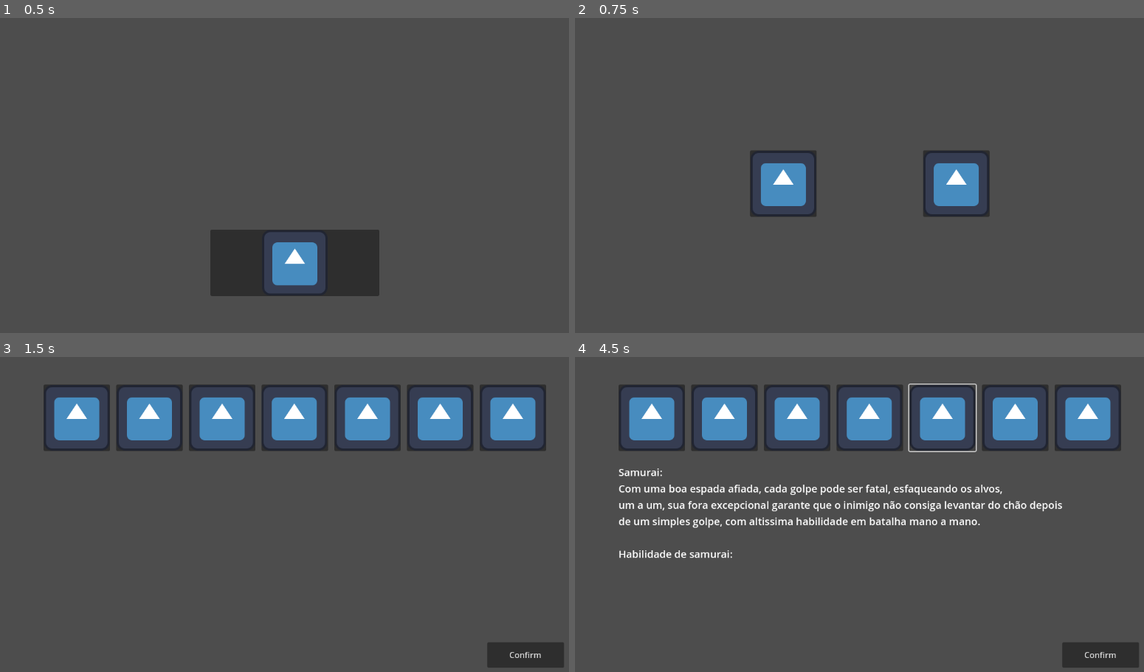
Above: before the commit, frames 1-4 (two rows, left to right).
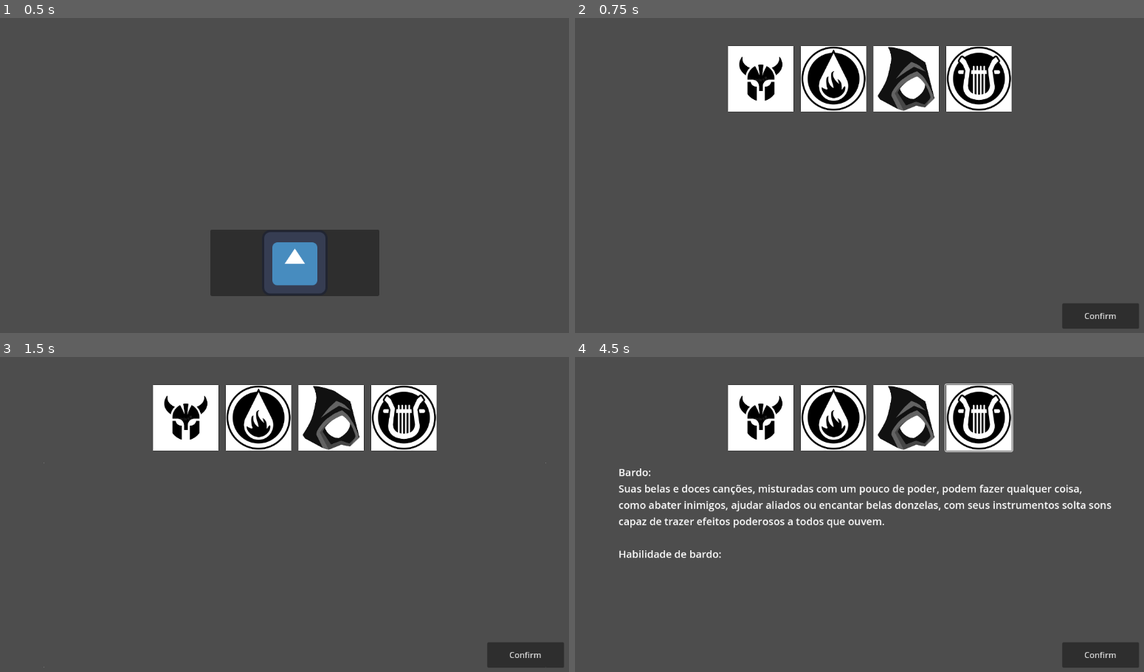
Above: after the commit, the same moments.

Repository: TharikMohamad/DiarioDeEsmeralda
Game: Godot game, scene res://scene/main.tscn
The game is run twice, just before and just after one commit, with the same random seed, the same clock (stepped at 60 frames per second) and the same inputs. The project has no main scene, so this scene is started directly. The engine's default icon, where the game draws it, is replaced by a stand-in: a white triangle on a blue panel in a dark square.
Inputs (mouse positions are in pixels of both pictures, inside the frame that each line leads up to; where the layout moved, square brackets give the same spot in the first picture):
- Up to frame 1 (0.5 s): no input
- Up to frame 2 (0.75 s): click (870, 263) at 0.5 s
- Up to frame 3 (1.5 s): click (210, 523) at 1.27 s
- Up to frame 4 (4.5 s): click (796, 416) at 2.02 s; click (905, 416) [870, 416] at 2.75 s; click (978, 416) [1087, 416] at 3.5 s; click (944, 416) at 4.27 s

Frame 1 is identical in both runs. In frame 2, 13% of the frame differs, in the area x 26-100%, y 8-99%; in frame 3, 14%; in frame 4, 18%, in the area x 7-96%, y 8-64%.

Commit message:
HumanSide sprites, button shadowbox and fix somethings

Diff:
--- a/scene/human_side.tscn
+++ b/scene/human_side.tscn
@@ -1,7 +1,27 @@
-[gd_scene load_steps=6 format=3 uid="uid://covgit3a5hdkc"]
+[gd_scene load_steps=13 format=3 uid="uid://covgit3a5hdkc"]
 
-[ext_resource type="Texture2D" uid="uid://c3v17cu7bfuew" path="res://icon.svg" id="1_5v8xg"]
 [ext_resource type="Script" uid="uid://cxso4bm48rvhs" path="res://script/human_side.gd" id="1_ys8ky"]
+[ext_resource type="Texture2D" uid="uid://2741t2k1ouhm" path="res://resource/warrior.png" id="2_i371p"]
+[ext_resource type="Texture2D" uid="uid://b3teu5la20wb7" path="res://resource/sorcerer.png" id="3_4t3os"]
+[ext_resource type="Texture2D" uid="uid://c3fymp7dmdp2g" path="res://resource/rogue.png" id="4_jtnbt"]
+[ext_resource type="Texture2D" uid="uid://djlipa5ecxat8" path="res://resource/bard.png" id="5_3jlvf"]
+
+[sub_resource type="StyleBoxFlat" id="StyleBoxFlat_i371p"]
+bg_color = Color(0.6, 0.6, 0.6, 0)
+shadow_color = Color(1, 1, 1, 0.32549)
+shadow_size = 2
+
+[sub_resource type="StyleBoxFlat" id="StyleBoxFlat_jtnbt"]
+shadow_color = Color(1, 1, 1, 0.321569)
+shadow_size = 2
+
+[sub_resource type="StyleBoxFlat" id="StyleBoxFlat_4t3os"]
+shadow_color = Color(1, 1, 1, 0.321569)
+shadow_size = 2
+
+[sub_resource type="StyleBoxFlat" id="StyleBoxFlat_3jlvf"]
+shadow_color = Color(1, 1, 1, 0.317647)
+shadow_size = 2
 
 [sub_resource type="StyleBoxFlat" id="StyleBoxFlat_ys8ky"]
 bg_color = Color(0.6, 0.6, 0.6, 0)
@@ -42,10 +62,12 @@
 [node name="WarriorButton" type="Button" parent="VBoxContainer/HBoxContainer"]
 custom_minimum_size = Vector2(130, 130)
 layout_mode = 2
+theme_override_styles/hover = SubResource("StyleBoxFlat_i371p")
 
 [node name="Sprite2D" type="Sprite2D" parent="VBoxContainer/HBoxContainer/WarriorButton"]
 position = Vector2(65, 65)
-texture = ExtResource("1_5v8xg")
+scale = Vector2(0.57, 0.57)
+texture = ExtResource("2_i371p")
 
 [node name="VSeparator" type="VSeparator" parent="VBoxContainer/HBoxContainer"]
 modulate = Color(1, 1, 1, 0)
@@ -54,70 +76,40 @@
 [node name="SorcererButton" type="Button" parent="VBoxContainer/HBoxContainer"]
 custom_minimum_size = Vector2(130, 130)
 layout_mode = 2
+theme_override_styles/hover = SubResource("StyleBoxFlat_jtnbt")
 
 [node name="Sprite2D2" type="Sprite2D" parent="VBoxContainer/HBoxContainer/SorcererButton"]
 position = Vector2(65, 65)
-texture = ExtResource("1_5v8xg")
+scale = Vector2(0.64, 0.64)
+texture = ExtResource("3_4t3os")
 
 [node name="VSeparator2" type="VSeparator" parent="VBoxContainer/HBoxContainer"]
-modulate = Color(1, 1, 1, 0)
-layout_mode = 2
-
-[node name="ArcherButton" type="Button" parent="VBoxContainer/HBoxContainer"]
-custom_minimum_size = Vector2(130, 130)
-layout_mode = 2
-
-[node name="Sprite2D3" type="Sprite2D" parent="VBoxContainer/HBoxContainer/ArcherButton"]
-position = Vector2(65, 65)
-texture = ExtResource("1_5v8xg")
-
-[node name="VSeparator3" type="VSeparator" parent="VBoxContainer/HBoxContainer"]
 modulate = Color(1, 1, 1, 0)
 layout_mode = 2
 
 [node name="RogueButton" type="Button" parent="VBoxContainer/HBoxContainer"]
 custom_minimum_size = Vector2(130, 130)
 layout_mode = 2
+theme_override_styles/hover = SubResource("StyleBoxFlat_4t3os")
 
-[node name="Sprite2D4" type="Sprite2D" parent="VBoxContainer/HBoxContainer/RogueButton"]
-position = Vector2(64, 65)
-texture = ExtResource("1_5v8xg")
+[node name="Sprite2D3" type="Sprite2D" parent="VBoxContainer/HBoxContainer/RogueButton"]
+position = Vector2(65, 65)
+scale = Vector2(0.57, 0.57)
+texture = ExtResource("4_jtnbt")
 
-[node name="VSeparator4" type="VSeparator" parent="VBoxContainer/HBoxContainer"]
-modulate = Color(1, 1, 1, 0)
-layout_mode = 2
-
-[node name="SamuraiButton" type="Button" parent="VBoxContainer/HBoxContainer"]
-custom_minimum_size = Vector2(130, 130)
-layout_mode = 2
-
-[node name="Sprite2D5" type="Sprite2D" parent="VBoxContainer/HBoxContainer/SamuraiButton"]
-position = Vector2(65, 65)
-texture = ExtResource("1_5v8xg")
-
-[node name="VSeparator5" type="VSeparator" parent="VBoxContainer/HBoxContainer"]
-modulate = Color(1, 1, 1, 0)
-layout_mode = 2
-
-[node name="ClericButton" type="Button" parent="VBoxContainer/HBoxContainer"]
-custom_minimum_size = Vector2(130, 130)
-layout_mode = 2
-
-[node name="Sprite2D6" type="Sprite2D" parent="VBoxContainer/HBoxContainer/ClericButton"]
-position = Vector2(65, 65)
-texture = ExtResource("1_5v8xg")
-
-[node name="VSeparator6" type="VSeparator" parent="VBoxContainer/HBoxContainer"]
+[node name="VSeparator3" type="VSeparator" parent="VBoxContainer/HBoxContainer"]
 modulate = Color(1, 1, 1, 0)
 layout_mode = 2
 
 [node name="BardButton" type="Button" parent="VBoxContainer/HBoxContainer"]
 custom_minimum_size = Vector2(130, 130)
 layout_mode = 2
+theme_override_styles/hover = SubResource("StyleBoxFlat_3jlvf")
 
 [node name="Sprite2D7" type="Sprite2D" parent="VBoxContainer/HBoxContainer/BardButton"]
 position = Vector2(65, 65)
-texture = ExtResource("1_5v8xg")
+scale = Vector2(0.64, 0.64)
+texture = ExtResource("5_3jlvf")
 
 [node name="Margin" type="MarginContainer" parent="VBoxContainer"]
 custom_minimum_size = Vector2(0, 15)
@@ -142,18 +134,9 @@
 [connection signal="mouse_entered" from="VBoxContainer/HBoxContainer/SorcererButton" to="." method="_on_sorcerer_button_mouse_entered"]
 [connection signal="mouse_exited" from="VBoxContainer/HBoxContainer/SorcererButton" to="." method="_on_sorcerer_button_mouse_exited"]
 [connection signal="pressed" from="VBoxContainer/HBoxContainer/SorcererButton" to="." method="_on_sorcerer_button_pressed"]
-[connection signal="mouse_entered" from="VBoxContainer/HBoxContainer/ArcherButton" to="." method="_on_archer_button_mouse_entered"]
-[connection signal="mouse_exited" from="VBoxContainer/HBoxContainer/ArcherButton" to="." method="_on_archer_button_mouse_exited"]
-[connection signal="pressed" from="VBoxContainer/HBoxContainer/ArcherButton" to="." method="_on_archer_button_pressed"]
 [connection signal="mouse_entered" from="VBoxContainer/HBoxContainer/RogueButton" to="." method="_on_rogue_button_mouse_entered"]
 [connection signal="mouse_exited" from="VBoxContainer/HBoxContainer/RogueButton" to="." method="_on_rogue_button_mouse_exited"]
 [connection signal="pressed" from="VBoxContainer/HBoxContainer/RogueButton" to="." method="_on_rogue_button_pressed"]
-[connection signal="mouse_entered" from="VBoxContainer/HBoxContainer/SamuraiButton" to="." method="_on_samurai_button_mouse_entered"]
-[connection signal="mouse_exited" from="VBoxContainer/HBoxContainer/SamuraiButton" to="." method="_on_samurai_button_mouse_exited"]
-[connection signal="pressed" from="VBoxContainer/HBoxContainer/SamuraiButton" to="." method="_on_samurai_button_pressed"]
-[connection signal="mouse_entered" from="VBoxContainer/HBoxContainer/ClericButton" to="." method="_on_cleric_button_mouse_entered"]
-[connection signal="mouse_exited" from="VBoxContainer/HBoxContainer/ClericButton" to="." method="_on_cleric_button_mouse_exited"]
-[connection signal="pressed" from="VBoxContainer/HBoxContainer/ClericButton" to="." method="_on_cleric_button_pressed"]
 [connection signal="mouse_entered" from="VBoxContainer/HBoxContainer/BardButton" to="." method="_on_bard_button_mouse_entered"]
 [connection signal="mouse_exited" from="VBoxContainer/HBoxContainer/BardButton" to="." method="_on_bard_button_mouse_exited"]
 [connection signal="pressed" from="VBoxContainer/HBoxContainer/BardButton" to="." method="_on_bard_button_pressed"]
--- a/scene/main.tscn
+++ b/scene/main.tscn
@@ -47,49 +47,6 @@
 custom_minimum_size = Vector2(0, 100)
 layout_mode = 2
 
-[node name="CreateCharacter" type="Control" parent="."]
-layout_mode = 1
-anchors_preset = 15
-anchor_right = 1.0
-anchor_bottom = 1.0
-grow_horizontal = 2
-grow_vertical = 2
-
-[node name="HBoxContainer" type="HBoxContainer" parent="CreateCharacter"]
-layout_mode = 1
-anchors_preset = 8
-anchor_left = 0.5
-anchor_top = 0.5
-anchor_right = 0.5
-anchor_bottom = 0.5
-offset_left = -234.0
-offset_top = -65.0
-offset_right = 234.0
-offset_bottom = 65.0
-grow_horizontal = 2
-grow_vertical = 2
-
-[node name="Human" type="Button" parent="CreateCharacter/HBoxContainer"]
-custom_minimum_size = Vector2(130, 130)
-layout_mode = 2
-
-[node name="Sprite2D" type="Sprite2D" parent="CreateCharacter/HBoxContainer/Human"]
-position = Vector2(65, 65)
-texture = ExtResource("2_wp4xf")
-
-[node name="VSeparator" type="VSeparator" parent="CreateCharacter/HBoxContainer"]
-modulate = Color(1, 1, 1, 0)
-custom_minimum_size = Vector2(200, 0)
-layout_mode = 2
-
-[node name="Being" type="Button" parent="CreateCharacter/HBoxContainer"]
-custom_minimum_size = Vector2(130, 130)
-layout_mode = 2
-
-[node name="Sprite2D" type="Sprite2D" parent="CreateCharacter/HBoxContainer/Being"]
-position = Vector2(65, 65)
-texture = ExtResource("2_wp4xf")
-
 [node name="HumanSide" parent="." instance=ExtResource("3_wp4xf")]
 layout_mode = 1
 
@@ -110,5 +67,4 @@
 text = "Confirm"
 
 [connection signal="pressed" from="InitialScreen/VBoxContainer/InitialButton" to="." method="_on_initial_button_pressed"]
-[connection signal="pressed" from="CreateCharacter/HBoxContainer/Human" to="." method="_on_human_pressed"]
 [connection signal="pressed" from="HumanSide/ConfirmButton" to="." method="_on_confirm_button_pressed"]
--- a/script/human_side.gd
+++ b/script/human_side.gd
@@ -20,35 +20,14 @@
 
 Habilidade de feiticeiro:
 "],
-3: ["Arqueiro:
-Com uma pontaria perfeita, uma destreza incrivel, e uma habilidade sensacional,
-usando apenas flechas e projeteis, você é capaz de caçar inimigos a enormes distâncias,
-com altissima precisão e beleza.
-
-Habilidade de arqueiro:
-"],
-4: ["Ladino:
+3: ["Ladino:
 Uma ladrão astuto, um criminoso ligeiro, ou enganador nato, ladinos são preparados pra
 fugir de qualquer situação, e levar umas recompensas de brinde, principalmente por causa
 de seus reflexos e seu modo furtivo de ser
 
 Habilidade de ladino:
 "],
-5: ["Samurai:
-Com uma boa espada afiada, cada golpe pode ser fatal, esfaqueando os alvos,
-um a um, sua fora excepcional garante que o inimigo não consiga levantar do chão depois
-de um simples golpe, com altissima habilidade em batalha mano a mano.
-
-Habilidade de samurai:
-"],
-6: ["Clerigo:
-Sua fé pode mover montanhas, você encontrou sua força nos deuses, e usa sua fé para
-combater o inimigos, tanto pedindo ajuda de bons espiritos, quanto do mais malefico deles,
-esses espiritos podem te trazer consequências,  mas com fé tudo é possivel.
-
-Habilidade de clerigo:
-"],
-7: ["Bardo:
+4: ["Bardo:
 Suas belas e doces canções, misturadas com um pouco de poder, podem fazer qualquer coisa,
 como abater inimigos, ajudar aliados ou encantar belas donzelas, com seus instrumentos solta sons
 capaz de trazer efeitos poderosos a todos que ouvem.
@@ -102,34 +81,17 @@
 
 
 
-func _on_archer_button_pressed() -> void:
-	choose_classes = "Archer"
+func _on_rogue_button_pressed() -> void:
+	choose_classes = "Rogue"
 	$VBoxContainer/ClassDescription.visible = true
 	$VBoxContainer/ClassDescription.text = classes_description[3][0]
-	choose_class("Archer")
+	choose_class("Rogue")
 
-func _on_archer_button_mouse_entered() -> void:
+
+func _on_rogue_button_mouse_entered() -> void:
 	$VBoxContainer/ClassDescription.visible = true
 	$VBoxContainer/ClassDescription.text = classes_description[3][0]
 
-func _on_archer_button_mouse_exited() -> void:
-	if choose_classes != "Archer":
-		$VBoxContainer/ClassDescription.visible = false
-	else:
-		$VBoxContainer/ClassDescription.visible = true
-
-
-
-
-func _on_rogue_button_pressed() -> void:
-	choose_classes = "Rogue"
-	$VBoxContainer/ClassDescription.visible = true
-	$VBoxContainer/ClassDescription.text = classes_description[4][0]
-	choose_class("Rogue")
-
-func _on_rogue_button_mouse_entered() -> void:
-	$VBoxContainer/ClassDescription.visible = true
-	$VBoxContainer/ClassDescription.text = classes_description[4][0]
 
 func _on_rogue_button_mouse_exited() -> void:
 	if choose_classes != "Rogue":
@@ -140,53 +102,15 @@
 
 
 
-func _on_samurai_button_pressed() -> void:
-	choose_classes = "Samurai"
-	$VBoxContainer/ClassDescription.visible = true
-	$VBoxContainer/ClassDescription.text = classes_description[5][0]
-	choose_class("Samurai")
-
-func _on_samurai_button_mouse_entered() -> void:
-	$VBoxContainer/ClassDescription.visible = true
-	$VBoxContainer/ClassDescription.text = classes_description[5][0]
-
-func _on_samurai_button_mouse_exited() -> void:
-	if choose_classes != "Samurai":
-		$VBoxContainer/ClassDescription.visible = false
-	else:
-		$VBoxContainer/ClassDescription.visible = true
-
-
-
-
-func _on_cleric_button_pressed() -> void:
-	choose_classes = "Cleric"
-	$VBoxContainer/ClassDescription.visible = true
-	$VBoxContainer/ClassDescription.text = classes_description[6][0]
-	choose_class("Cleric")
-
-func _on_cleric_button_mouse_entered() -> void:
-	$VBoxContainer/ClassDescription.visible = true
-	$VBoxContainer/ClassDescription.text = classes_description[6][0]
-
-func _on_cleric_button_mouse_exited() -> void:
-	if choose_classes != "Cleric":
-		$VBoxContainer/ClassDescription.visible = false
-	else:
-		$VBoxContainer/ClassDescription.visible = true
-
-
-
-
 func _on_bard_button_pressed() -> void:
 	choose_classes = "Bard"
 	$VBoxContainer/ClassDescription.visible = true
-	$VBoxContainer/ClassDescription.text = classes_description[7][0]
+	$VBoxContainer/ClassDescription.text = classes_description[4][0]
 	choose_class("Bard")
 
 func _on_bard_button_mouse_entered() -> void:
 	$VBoxContainer/ClassDescription.visible = true
-	$VBoxContainer/ClassDescription.text = classes_description[7][0]
+	$VBoxContainer/ClassDescription.text = classes_description[4][0]
 
 func _on_bard_button_mouse_exited() -> void:
 	if choose_classes != "Bard":
--- a/script/initial_screen.gd
+++ b/script/initial_screen.gd
@@ -3,31 +3,23 @@
 
 var initial_button: bool = false
 @onready var initial_screen: Control = $InitialScreen
-@onready var create_character: Control = $CreateCharacter
 @onready var human_side: Control = $HumanSide
 
 var character_data := {
-	"race": "",
 	"class": ""
 }
 
 func _ready() -> void:
-	$CreateCharacter.visible = false
 	$InitialScreen.visible = true
 	$HumanSide.visible = false
 	human_side.class_selected.connect(on_class_selected)
 
-func _process(delta: float) -> void:
+func _process(_delta: float) -> void:
 	if initial_button:
 		_on_initial_button_pressed()
 
 func _on_initial_button_pressed() -> void:
 	$InitialScreen.visible = false
-	$CreateCharacter.visible = true
-
-func _on_human_pressed() -> void:
-	character_data["race"] = "human"
-	$CreateCharacter.visible = false
 	$HumanSide.visible = true
 
 func on_class_selected(classes: String):
@@ -36,3 +28,4 @@
 func _on_confirm_button_pressed() -> void:
 	$HumanSide.visible = false
 	print(character_data)
+	get_tree().change_scene_to_file("res://scene/player.tscn")
Binary file added: resource/bard.png
Not shown, added: resource/bard.png.import
Binary file added: resource/rogue.png
Not shown, added: resource/rogue.png.import
Binary file added: resource/sorcerer.png
Not shown, added: resource/sorcerer.png.import
Binary file added: resource/warrior.png
Not shown, added: resource/warrior.png.import
